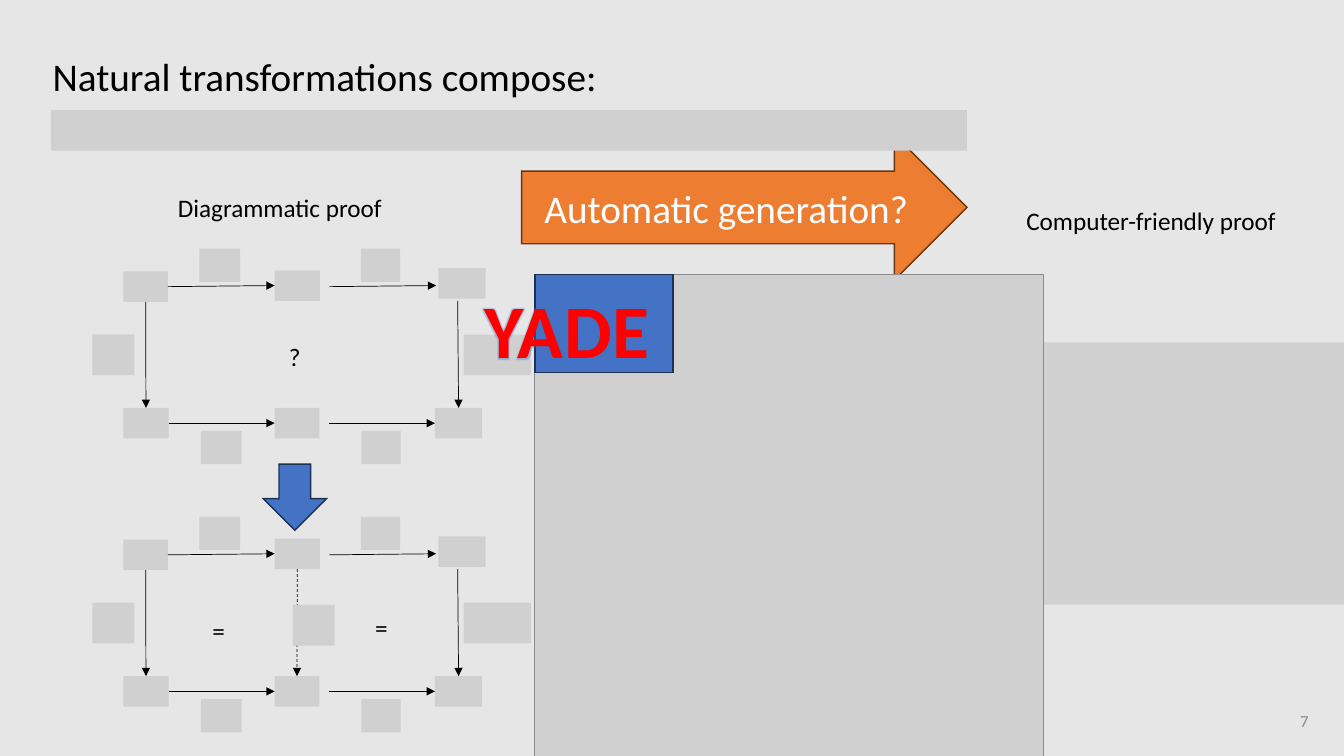
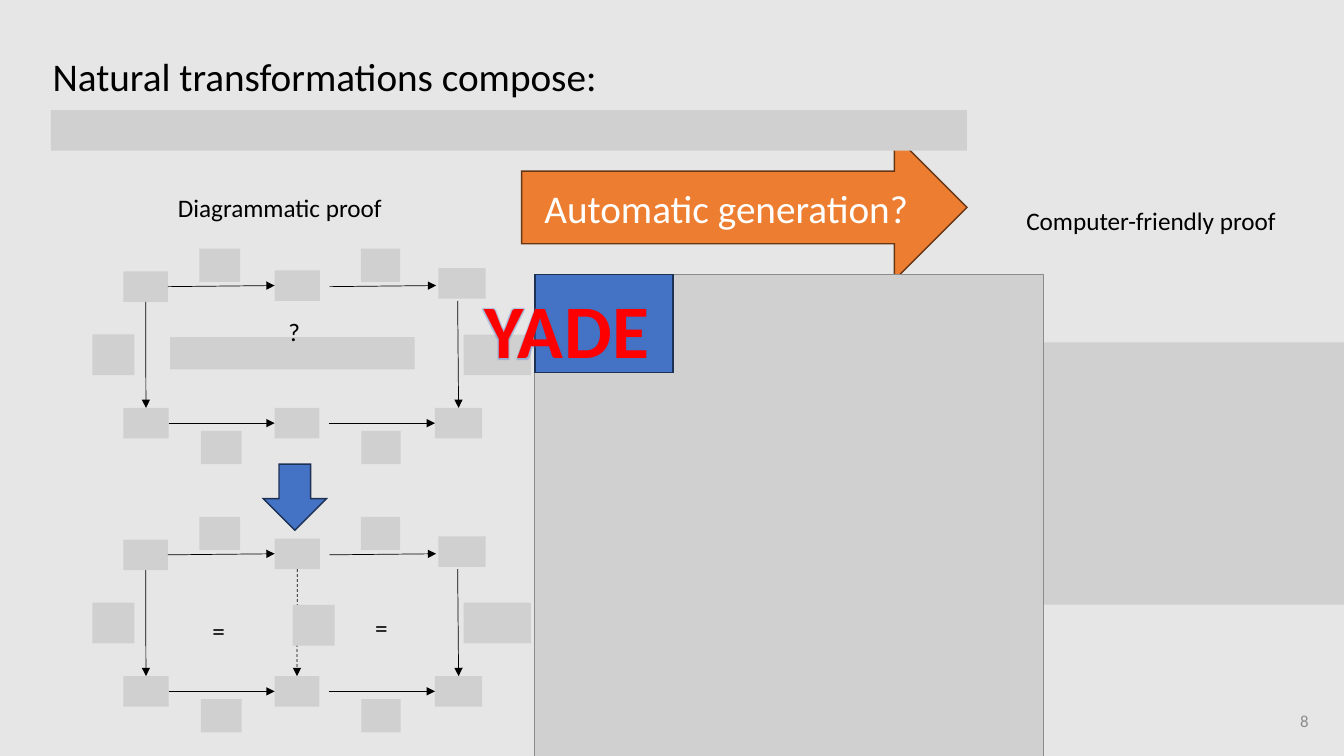
Before and after one commit to amblafont/slides, a slide deck: slide 8 of grapheditor/2024-coqpl/main.pptx (slide 7 before the commit). Drawn at 1344x756 pixels with LibreOffice and Linux fonts; fonts in the diff are those of the drawing; grey boxes stand for pictures. Boxes give left, top, right and bottom in pixels: in the first picture for what was removed or moved away, otherwise in the second. Text is boxed around its words. In the diff, an @@ line names an element or a change of style, - is before the commit and + after.

```diff
--- a/grapheditor/2024-coqpl/main.pptx
+++ b/grapheditor/2024-coqpl/main.pptx
@@ text "?" rewrapped from (279,337,312,377) to (278,312,335,352) @@
@@ picture added at (170,337,415,369) @@
@@ page number at (1300,716,1308,727): text changed @@
-7
+8
```
Also in this commit, not shown: 4 other slides changed, 2 slides added.
